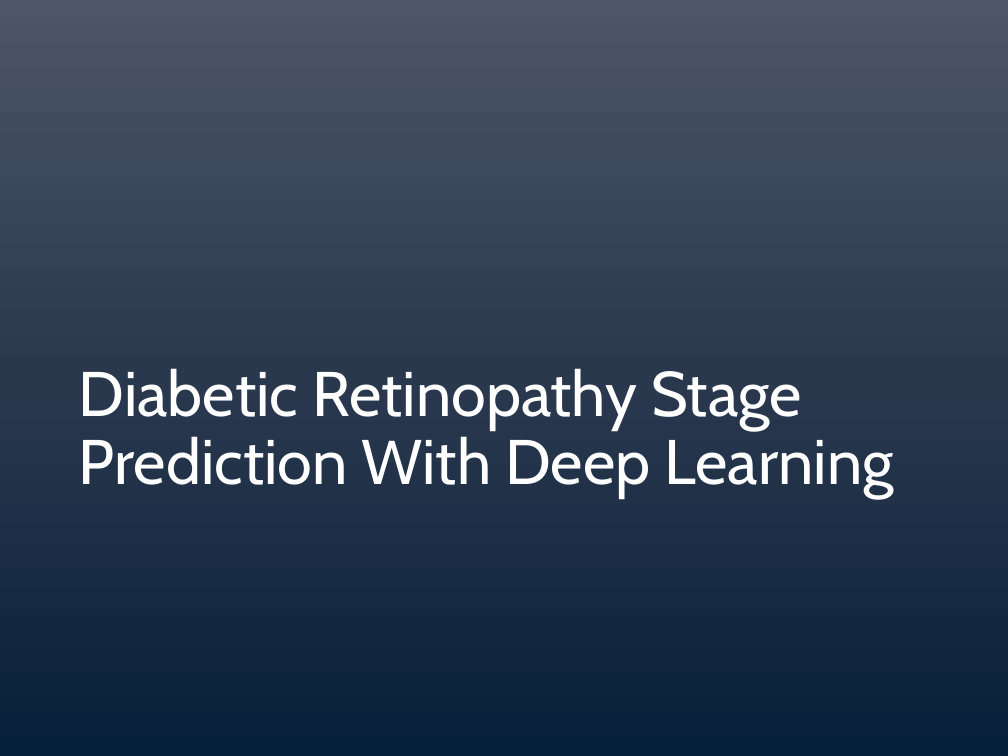
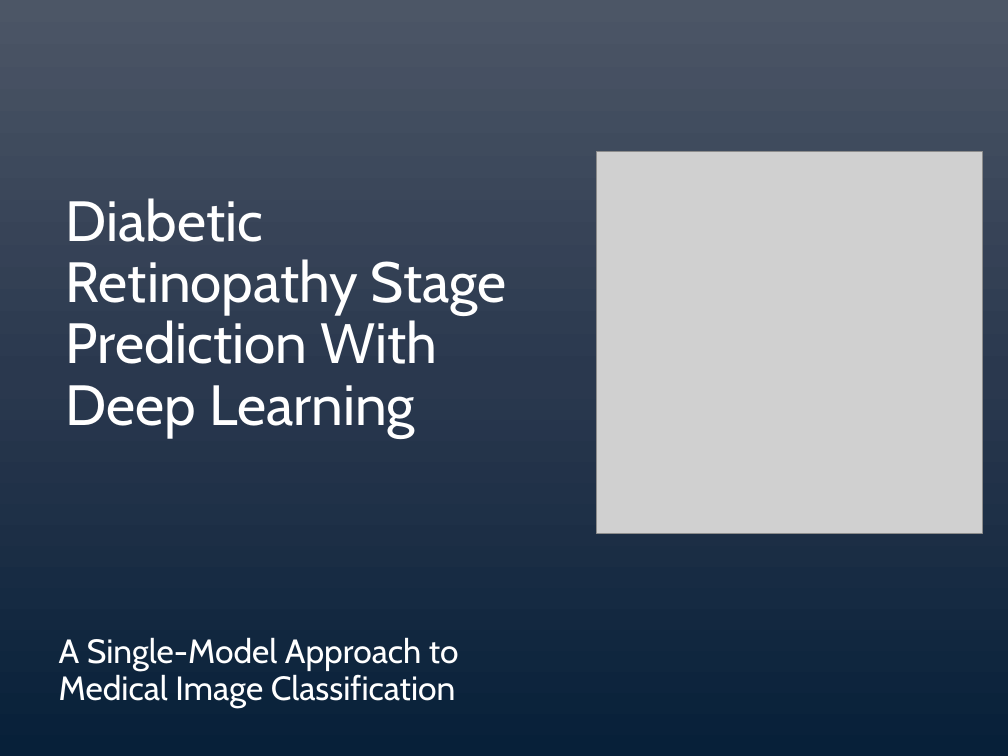
Before and after one commit to lmanov1/DL_DiabeticRetinopathyStagePrediction, a slide deck: slide 1 of presentation/DLStagePredictPresentation.pptx. Drawn at 1008x756 pixels with LibreOffice and Linux fonts; fonts in the diff are those of the drawing; grey boxes stand for pictures. Boxes give left, top, right and bottom in pixels: in the first picture for what was removed or moved away, otherwise in the second. Text is boxed around its words. In the diff, an @@ line names an element or a change of style, - is before the commit and + after.

```diff
--- a/presentation/DLStagePredictPresentation.pptx
+++ b/presentation/DLStagePredictPresentation.pptx
@@ title "Diabetic Retinopathy Stage Prediction With ...": place and size @@
-title "Diabetic Retinopathy Stage Prediction With ..." at [79, 368, 894, 498]
+title "Diabetic Retinopathy Stage Prediction With ..." at [66, 198, 507, 437]
@@ title "Diabetic Retinopathy Stage Prediction With ..." at [66, 198, 507, 437]: size 45 to 40.5 pt @@
@@ picture added at [597, 151, 982, 533] @@
@@ text added at [59, 637, 459, 708], 24 pt, text #FFFFFF @@
+A Single-Model Approach to Medical Image Classification
```
Also in this commit, not shown: 13 other slides changed, 7 slides added, 9 slides removed.
